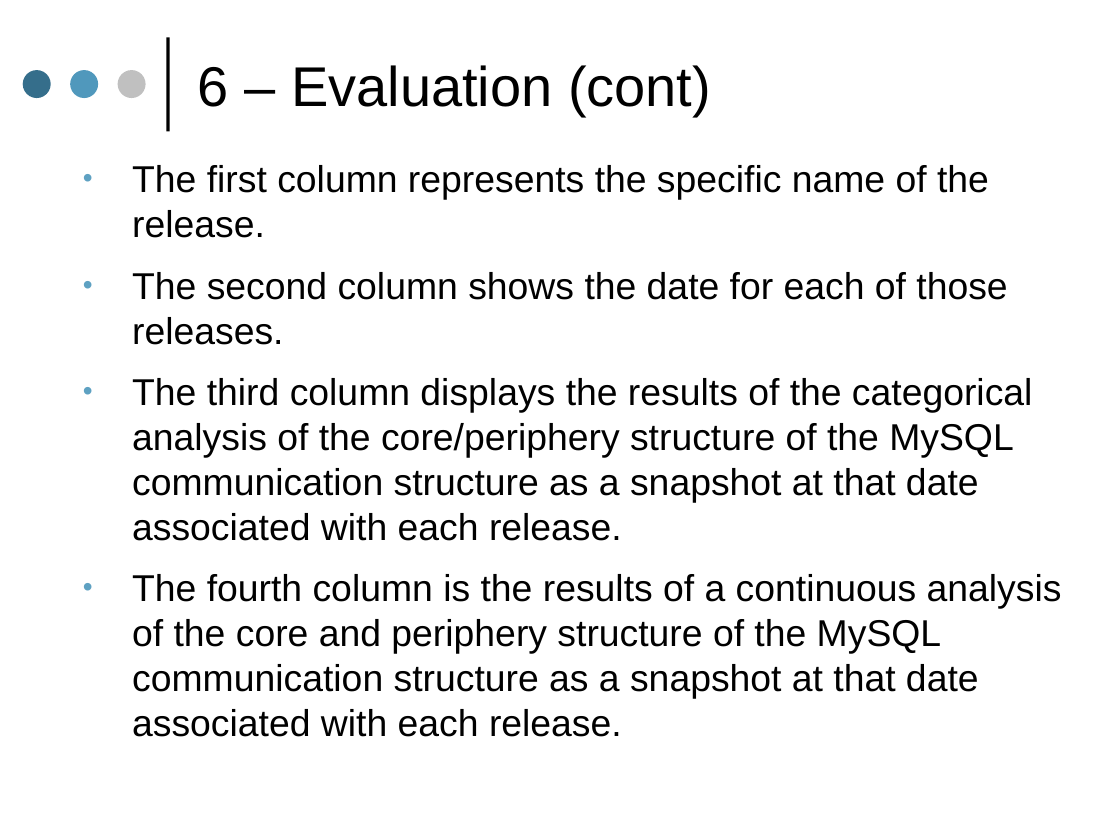
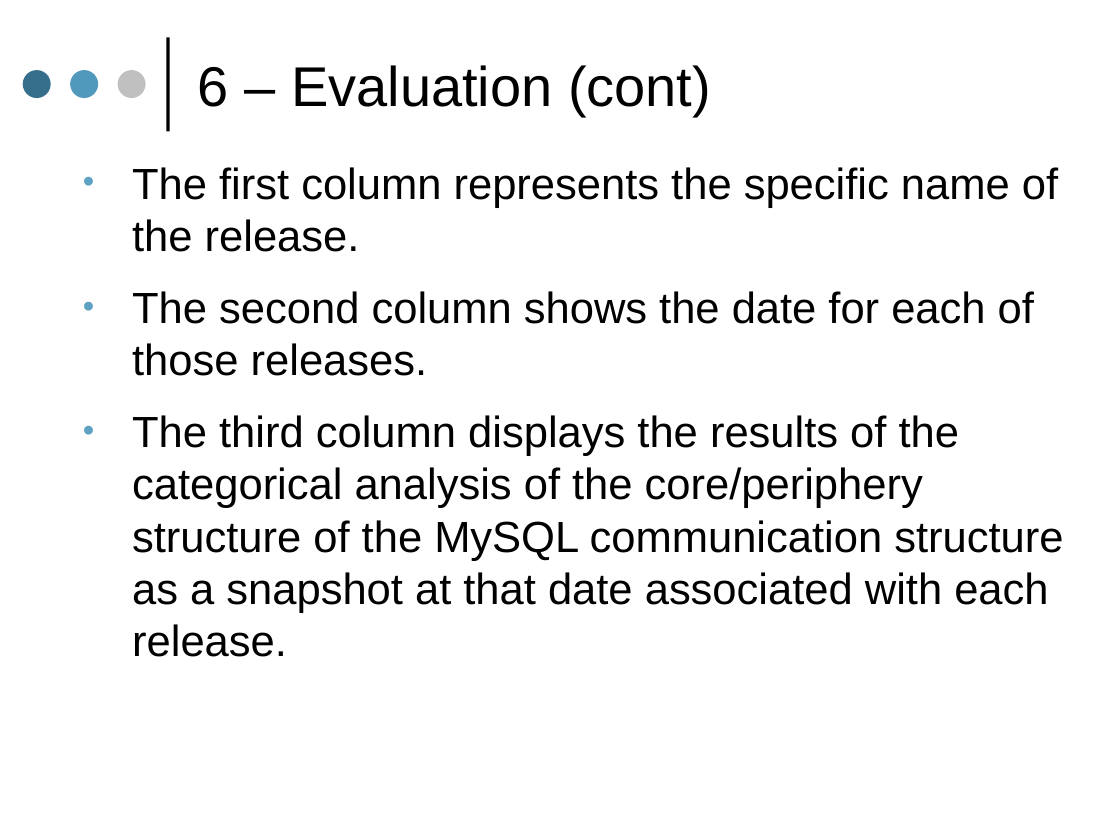
Before and after one commit to osecki/mysqldatabasecoreperiphery, a slide deck: slide 35 of Documentation/Final Presentation/Analysis Team - Final Presentation.pptx. Drawn at 1120x840 pixels with LibreOffice and Linux fonts; fonts in the diff are those of the drawing. Boxes give left, top, right and bottom in pixels: in the first picture for what was removed or moved away, otherwise in the second. Text is boxed around its words. In the diff, an @@ line names an element or a change of style, - is before the commit and + after.

```diff
--- a/Documentation/Final Presentation/Analysis Team - Final Presentation.pptx
+++ b/Documentation/Final Presentation/Analysis Team - Final Presentation.pptx
@@ text "The first column represents the ..." at bbox=[132, 167, 1063, 657]: size 24 to 28 pt; more space between paragraphs @@
@@ text at bbox=[132, 574, 1062, 737]: paragraph removed @@
-• The fourth column is the results of a continuous analysis of the core and periphery structure of the MySQL communication structure as a snapshot at that date associated with each release.
```
Also in this commit, not shown: 4 other slides changed, 2 other files.
